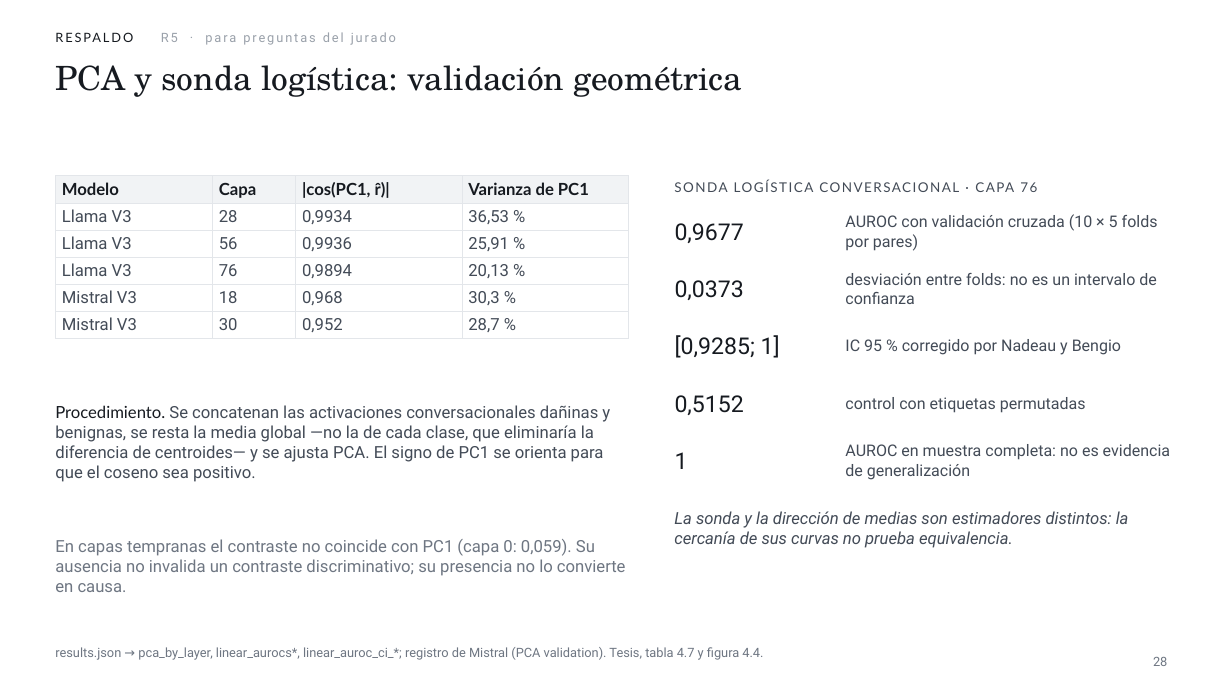
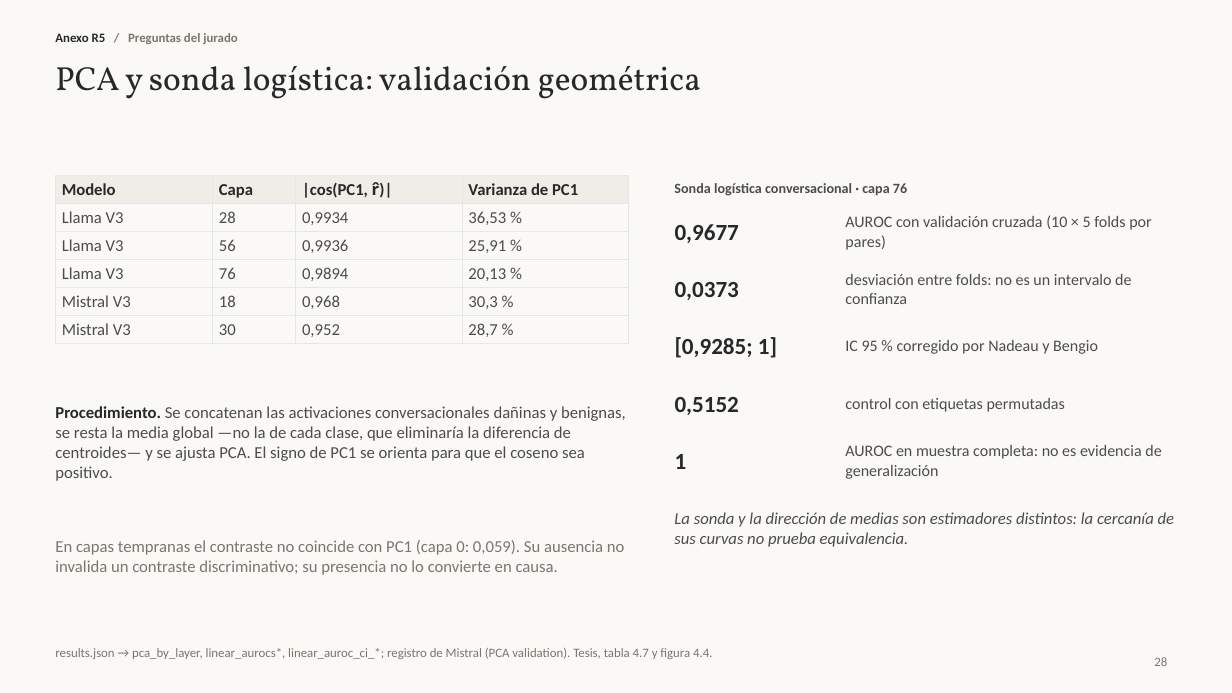
Before and after one commit to JEstebanBav/agentic-safety-probe, a slide deck: slide 28 of docs/sustentacion/Sustentacion_Espitia_Leiva.pptx. Drawn at 1232x693 pixels with LibreOffice and Linux fonts; fonts in the diff are those of the drawing. Boxes give left, top, right and bottom in pixels: in the first picture for what was removed or moved away, otherwise in the second. Text is boxed around its words. In the diff, an @@ line names an element or a change of style, - is before the commit and + after.

```diff
--- a/docs/sustentacion/Sustentacion_Espitia_Leiva.pptx
+++ b/docs/sustentacion/Sustentacion_Espitia_Leiva.pptx
@@ background #FFFFFF to #FAF9F6 @@
@@ title "PCA y sonda logística: validación ..." at box(55, 66, 701, 99): font TeX Gyre Schola to Vollkorn, text colour #161A20 to #26282A @@
@@ text at box(55, 33, 237, 44): text changed; font Roboto to Calibri; text colour #9AA1AA to #77766F; bold on @@
-RESPALDO R5 · para preguntas del jurado
+Anexo R5 / Preguntas del jurado
@@ table at box(55, 176, 628, 341) @@
@@ fill #F1F3F5 to #F0EDE6 in row 1 @@
@@ font Lato to Calibri, text colour #161A20 to #26282A in "Modelo", "Capa", "|cos(PC1, r̂)|", "Varianza de PC1" @@
@@ font Roboto to Calibri, text colour #434B57 to #4C4D4A in "Llama V3", "28", "0,9934", "36,53 %" and 16 more places @@
@@ text at box(674, 183, 907, 196): text changed; size 10.5 to 11 pt; font Lato to Calibri; text colour #434B57 to #4C4D4A; bold on @@
-SONDA LOGÍSTICA CONVERSACIONAL · CAPA 76
+Sonda logística conversacional · capa 76
@@ text "Procedimiento. Se concatenan las activaciones ..." at box(55, 406, 626, 481): font Lato to Calibri, text colour #161A20 to #26282A, bold on in "Procedimiento."; font Roboto to Calibri, text colour #434B57 to #4C4D4A @@
@@ font Roboto to Calibri, text colour #161A20 to #26282A, bold on in 5 elements at box(675, 224, 739, 243), box(675, 282, 739, 300), box(675, 337, 777, 358), box(675, 397, 739, 415), box(675, 454, 687, 469) @@
@@ font Roboto to Calibri, text colour #434B57 to #4C4D4A in 6 elements at box(845, 215, 1151, 250), box(845, 274, 1131, 304), box(845, 340, 1098, 354), box(845, 398, 1065, 412), box(845, 445, 1161, 479), box(674, 512, 1175, 547) @@
@@ font Roboto to Calibri, text colour #6E7682 to #77766F in 3 elements at box(55, 540, 625, 575), box(55, 648, 712, 659), box(1154, 657, 1167, 666) @@
```
Also in this commit, not shown: 31 other slides changed, 4 slides added, 3 slides removed, 21 other files.
